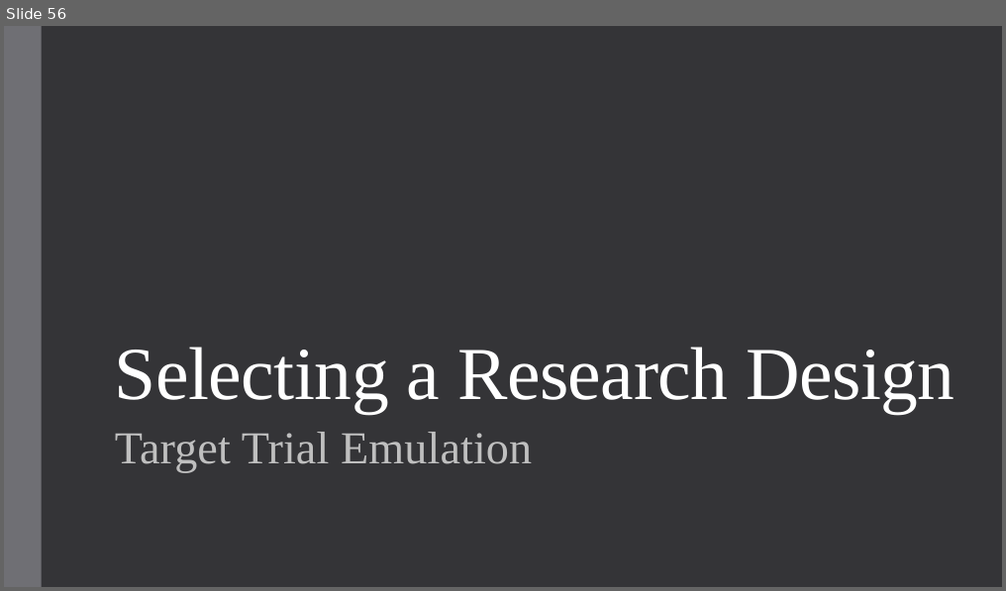
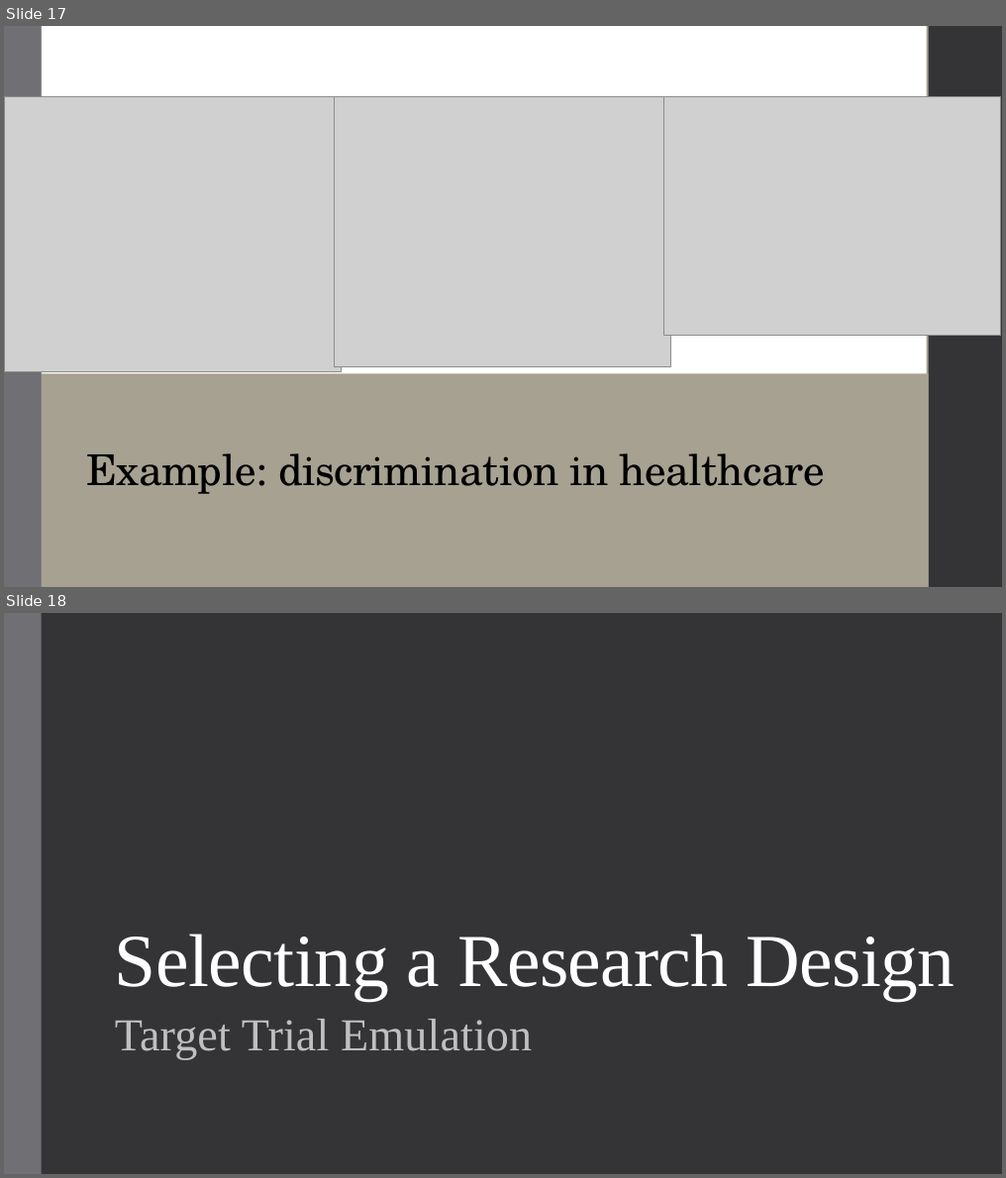
Before and after one commit to alex-hoagland/HAD5744, a slide deck: Lecture05_DataCleaning/Lecture5_DataCleaning-ResearchDesign.pptx. Shown one above the other, each under a label of ours: slide 56 before the commit, slides 17 and 18 after it. The pictures are 1006x591 and 1006x1178 pixels, drawn with LibreOffice and Linux fonts; fonts in the diff are those of the drawing; grey boxes stand for pictures. Boxes give left, top, right and bottom in pixels: in the first picture for what was removed or moved away, otherwise in the second. Text is boxed around its words. In the diff, an @@ line names an element or a change of style, - is before the commit and + after.

```diff
--- a/Lecture05_DataCleaning/Lecture5_DataCleaning-ResearchDesign.pptx
+++ b/Lecture05_DataCleaning/Lecture5_DataCleaning-ResearchDesign.pptx
@@ slide 17 added at [4, 26, 1002, 587], background #A7A192 @@
@@ rectangle added at [4, 26, 42, 587], fill #6F6F74 @@
@@ rectangle added at [42, 26, 927, 374], fill #FFFFFF @@
@@ rectangle added at [929, 26, 1002, 587], fill #353537 @@
@@ picture added at [4, 96, 341, 372] @@
@@ picture added at [334, 96, 671, 367] @@
@@ picture added at [664, 96, 1001, 335] @@
@@ rectangle added at [4, 374, 929, 587], fill #A7A192 @@
@@ text added at [86, 454, 825, 494], 41 pt, text #000000 @@
+Example: discrimination in healthcare
@@ what was slide 56 is now slide 18 @@
```
Also in this commit, not shown: 4 slides changed, 15 other slides added.
